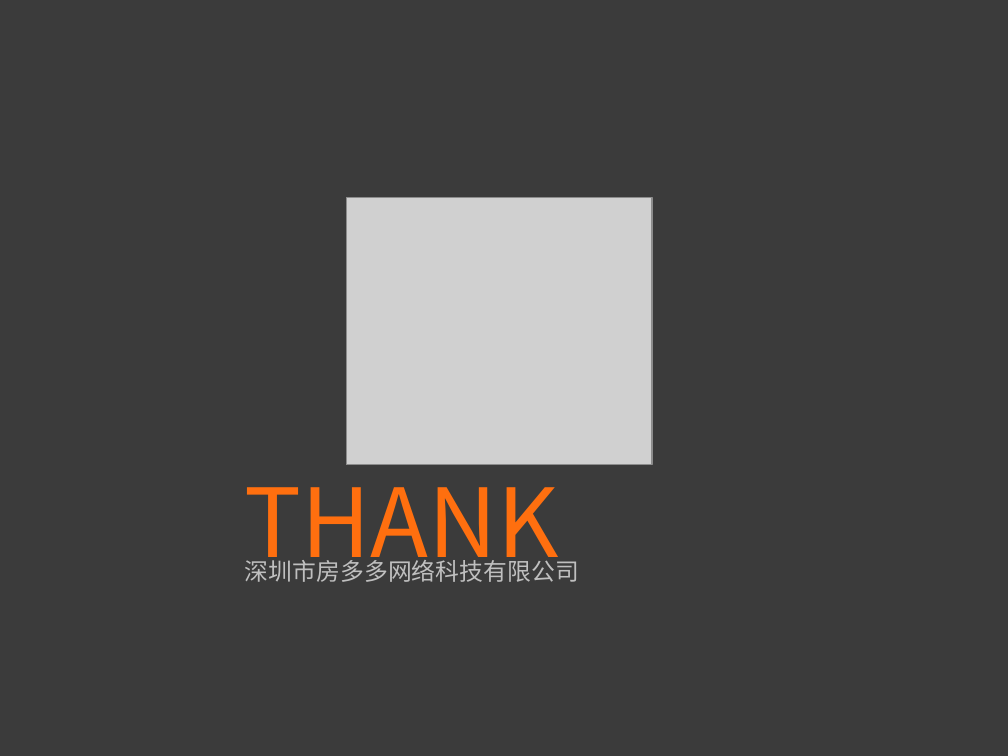
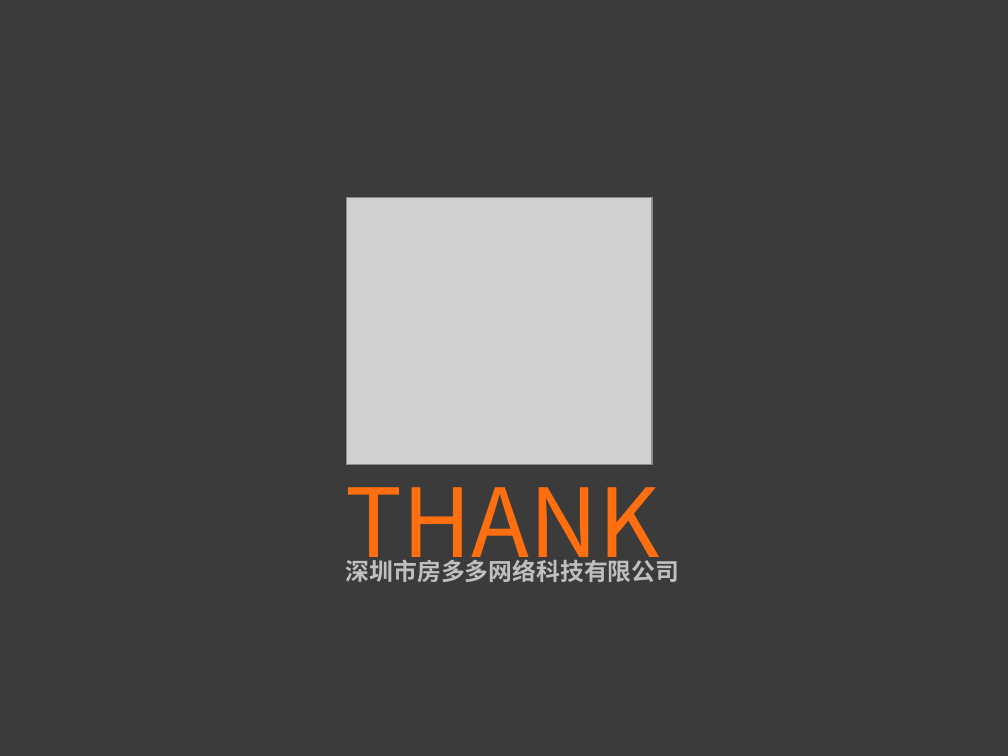
Before and after one commit to Xotically/algorithm, a slide deck: slide 17 of share/ss.ppt. Drawn at 1008x756 pixels with LibreOffice and Linux fonts; fonts in the diff are those of the drawing; grey boxes stand for pictures; background and template pictures are left out. Boxes give left, top, right and bottom in pixels: in the first picture for what was removed or moved away, otherwise in the second. Text is boxed around its words. In the diff, an @@ line names an element or a change of style, - is before the commit and + after.

```diff
--- a/share/ss.ppt
+++ b/share/ss.ppt
@@ text "THANK" moved from (x1=244, y1=460, x2=559, y2=581) to (x1=345, y1=460, x2=660, y2=581) @@
@@ text "THANK" at (x1=345, y1=460, x2=660, y2=581): indent changed @@
@@ text "深圳市房多多网络科技有限公司" moved from (x1=245, y1=556, x2=579, y2=582) to (x1=346, y1=556, x2=680, y2=582) @@
@@ text "深圳市房多多网络科技有限公司" at (x1=346, y1=556, x2=680, y2=582): bold on; indent changed @@
```
Also in this commit, not shown: 10 other slides changed, 1 other file.
